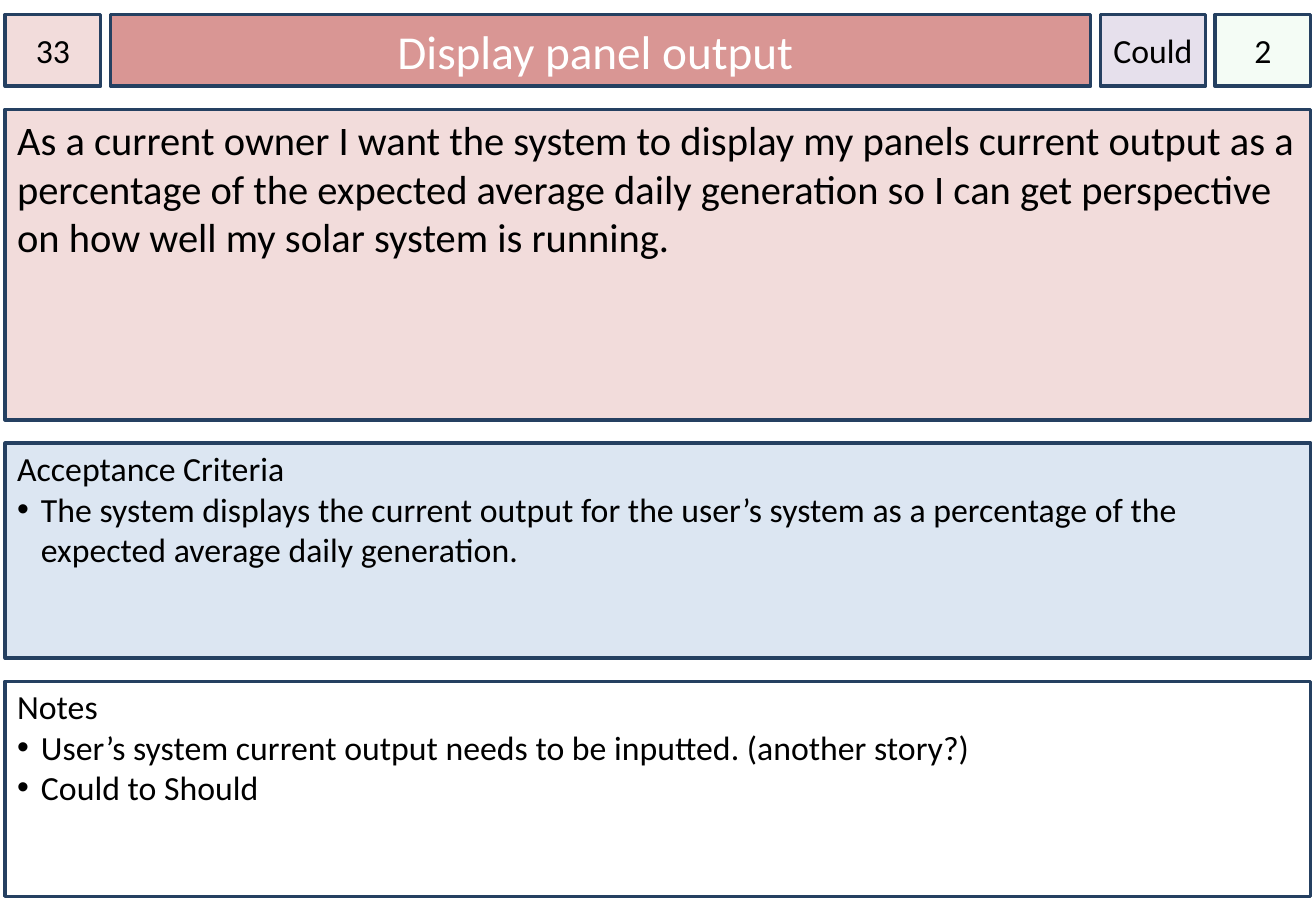
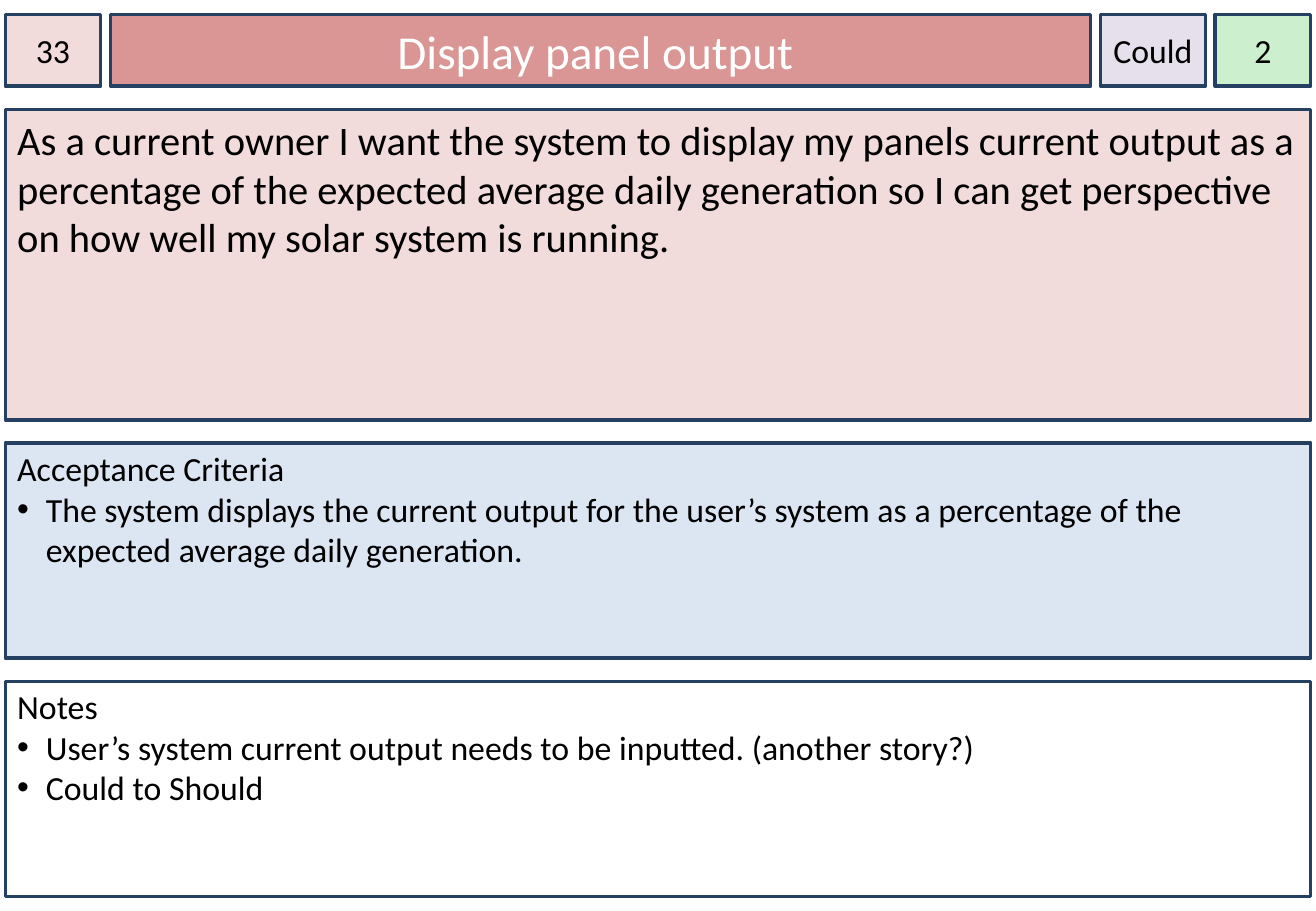
Before and after one commit to dkartaschew/anonymous-solarenergy, a slide deck: slide 33 of Documentation/User Stories.pptx. Drawn at 1316x911 pixels with LibreOffice and Linux fonts; fonts in the diff are those of the drawing. Boxes give left, top, right and bottom in pixels: in the first picture for what was removed or moved away, otherwise in the second. Text is boxed around its words. In the diff, an @@ line names an element or a change of style, - is before the commit and + after.

Commit message:
Update user stories and generate product backlog

```diff
--- a/Documentation/User Stories.pptx
+++ b/Documentation/User Stories.pptx
@@ rectangle "2" at (1215, 15, 1311, 86): fill #CCF0CD at 20% opacity to #CCF0CD; outline #254061 2 pt to #254061 2.01 pt @@
@@ rectangle "Acceptance Criteria" at (5, 444, 1311, 659): outline #254061 2 pt to #254061 2.01 pt @@
@@ text in rectangle at (46, 498, 1182, 568): indent changed @@
@@ rectangle "Notes" at (5, 682, 1311, 897): outline #254061 2 pt to #254061 2.01 pt @@
@@ text in rectangle at (46, 735, 974, 801): indent changed @@
```
Also in this commit, not shown: 32 other slides changed, 2 other files.
